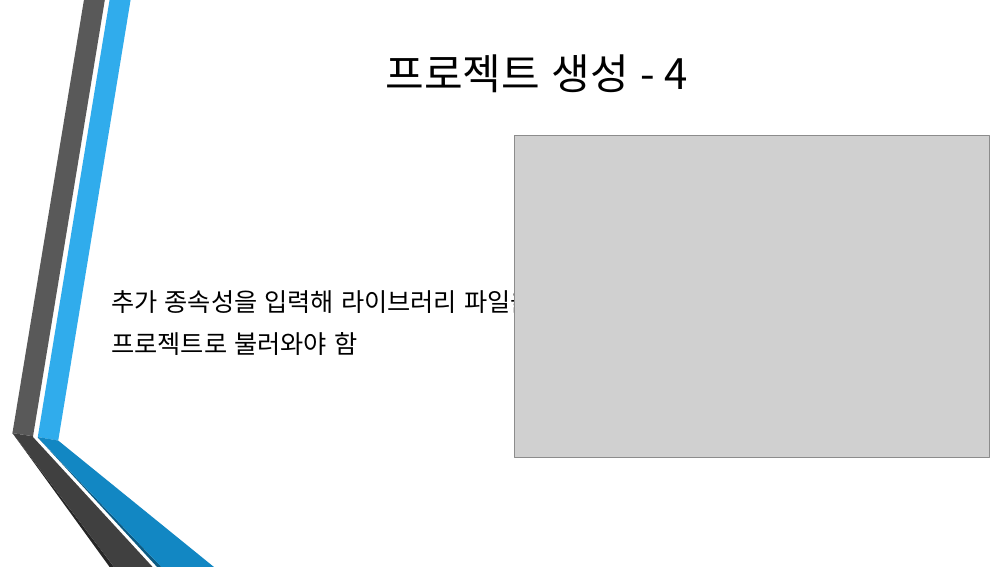
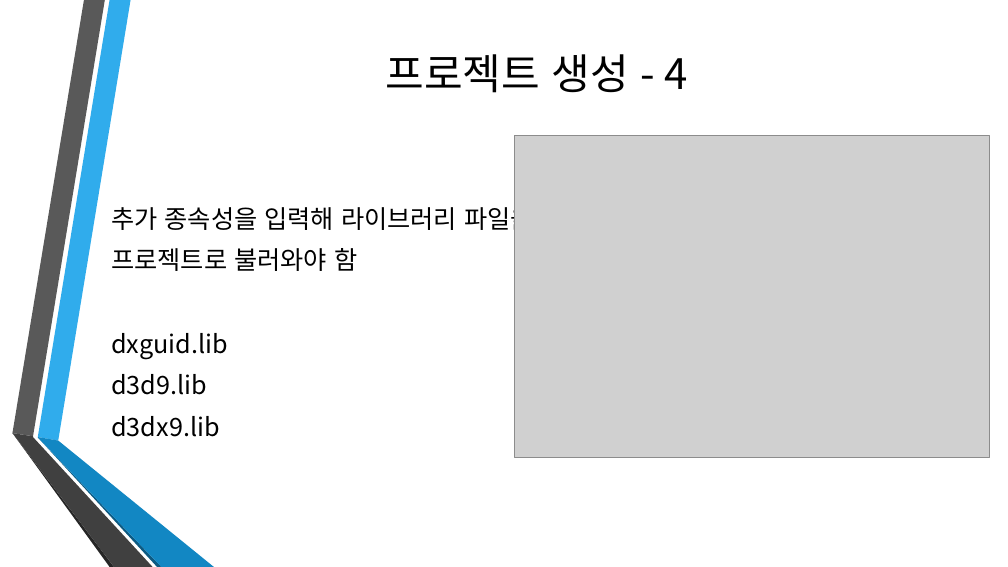
Before and after one commit to dat0613/AnioneHighSchoolPPT, a slide deck: slide 28 of 애니원 고등학교 강의 자료1.pptx (slide 24 before the commit). Drawn at 1008x567 pixels with LibreOffice and Linux fonts; fonts in the diff are those of the drawing; grey boxes stand for pictures; background and template pictures are left out. Boxes give left, top, right and bottom in pixels: in the first picture for what was removed or moved away, otherwise in the second. Text is boxed around its words. In the diff, an @@ line names an element or a change of style, - is before the commit and + after.

```diff
--- a/애니원 고등학교 강의 자료1.pptx
+++ b/애니원 고등학교 강의 자료1.pptx
@@ text at (x1=111, y1=333, x2=228, y2=437): paragraphs added @@
+dxguid.lib
+d3d9.lib
+d3dx9.lib
```
Also in this commit, not shown: 2 other slides changed, 4 slides added, 5 slides removed, 1 other file.
